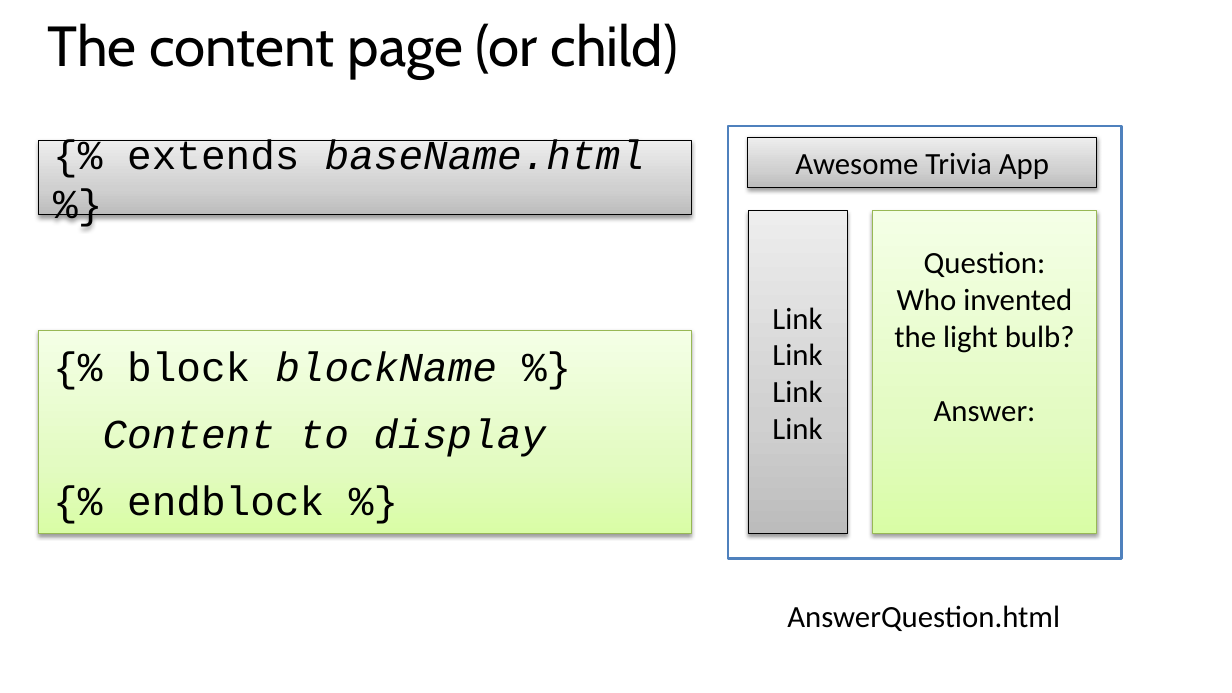
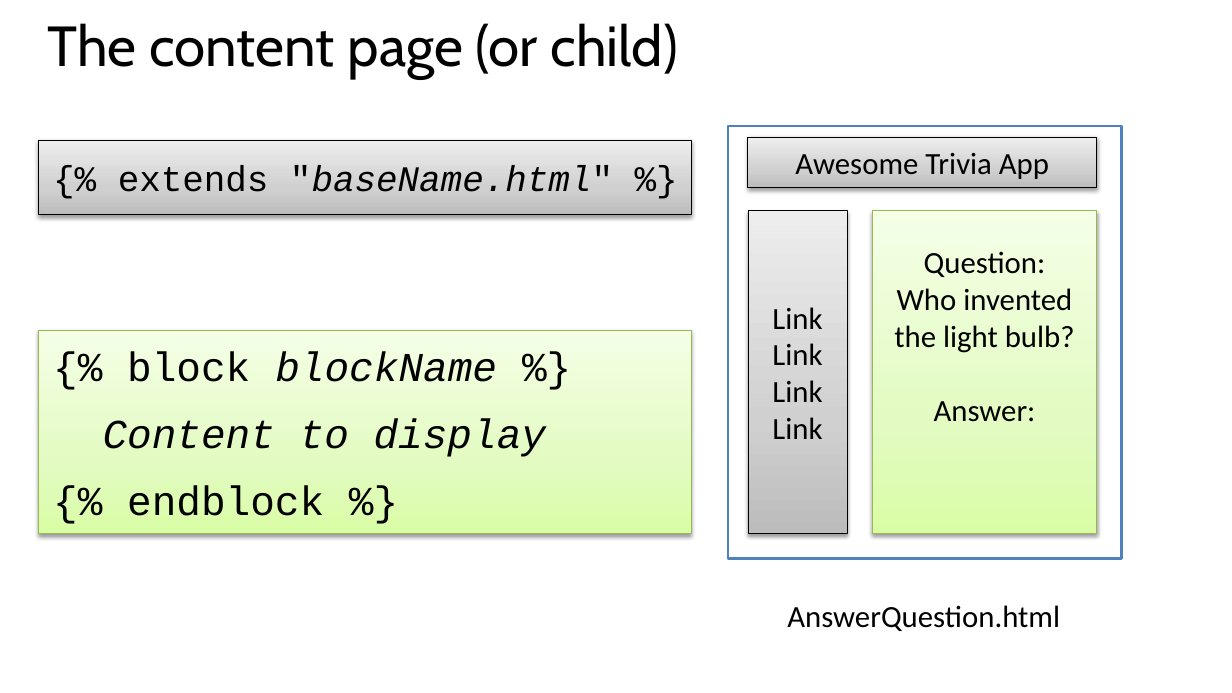
Before and after one commit to mkscala/AdvancedFlask, a slide deck: slide 12 of Slides/Module 5 - Jinja Layouts.pptx. Drawn at 1232x693 pixels with LibreOffice and Linux fonts; fonts in the diff are those of the drawing. Boxes give left, top, right and bottom in pixels: in the first picture for what was removed or moved away, otherwise in the second. Text is boxed around its words. In the diff, an @@ line names an element or a change of style, - is before the commit and + after.

Commit message:
Slide tweek and updates to demos.

```diff
--- a/Slides/Module 5 - Jinja Layouts.pptx
+++ b/Slides/Module 5 - Jinja Layouts.pptx
@@ text in rectangle at bbox=[118, 166, 613, 192]: text changed; size 32 to 28 pt; italic off @@
-{% extends baseName.html %}
+{% extends "baseName.html" %}
```
Also in this commit, not shown: 7 other files.
